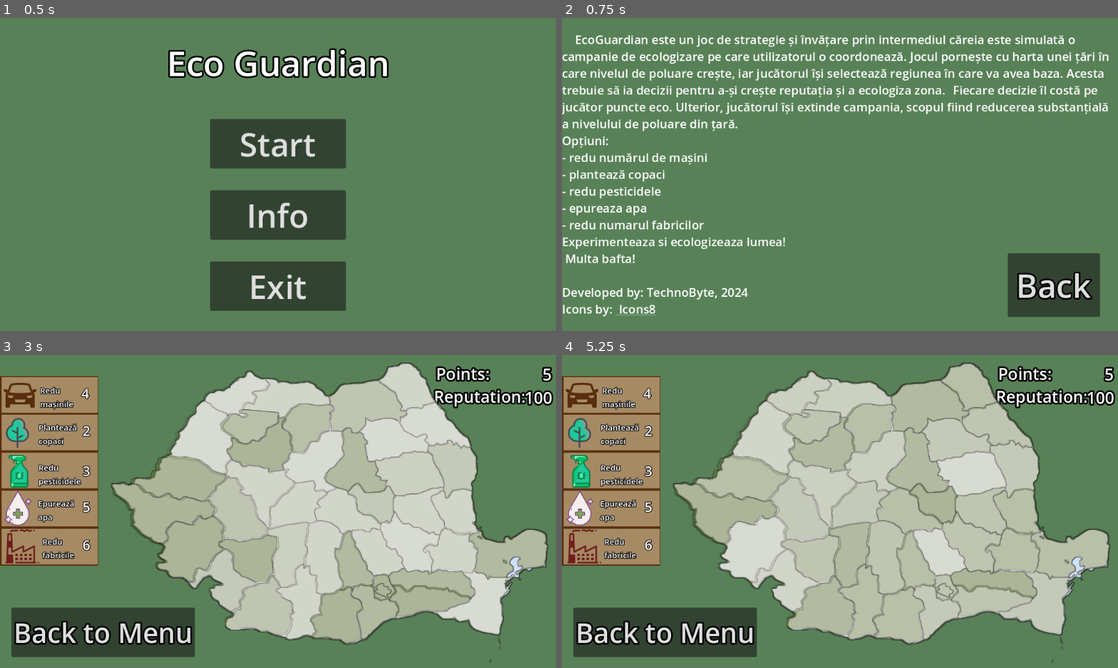
Above: before the commit, frames 1-4 (two rows, left to right).
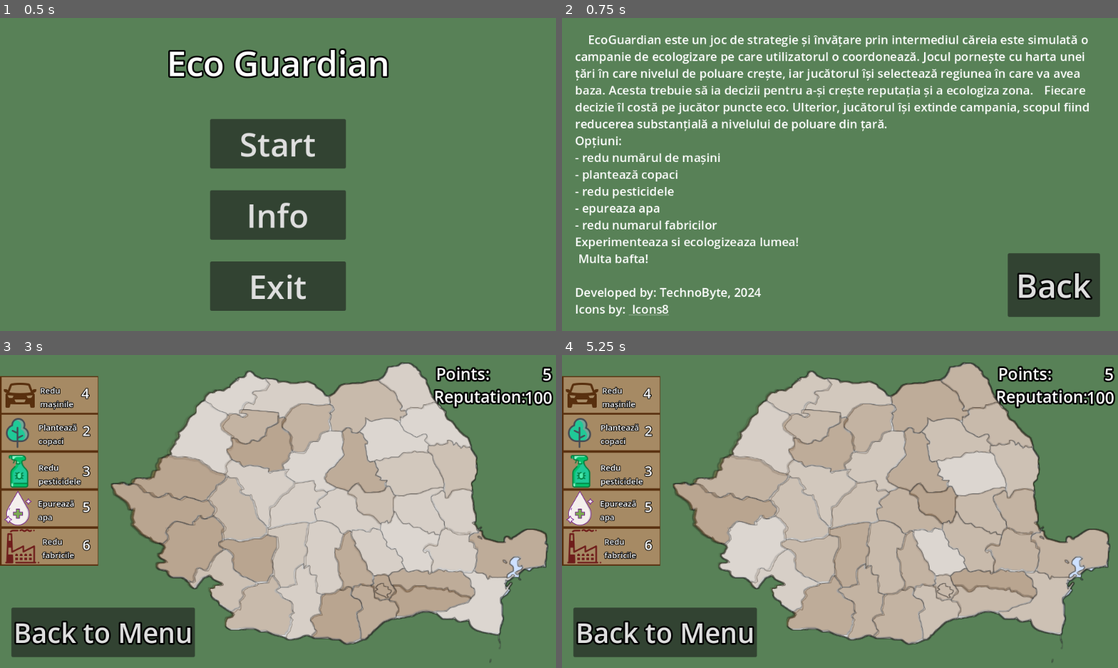
Above: after the commit, the same moments.

Repository: Yuichiro021/TechnoByte
Game: Godot game, scene res://main_menu/main_menu.tscn
Same seed, same stepped clock (60 frames per second), same inputs: the game is played once before the commit and once after it.
Inputs:
- Up to frame 1 (0.5 s): no input
- Up to frame 2 (0.75 s): click "Info" at 0.5 s
- Up to frame 3 (3 s): click "Back" at 1.25 s; click "Start" at 2 s; click "Start" at 2.75 s
- Up to frame 4 (5.25 s): click "Back to Menu" at 3.5 s; click "Start" at 4.25 s; click "Start" at 5 s

Frame 1 is identical in both runs. In frame 2, 12% of the frame differs, in the area x 0-99%, y 5-96%; in frame 3, less than 0.1%; in frame 4, less than 0.1%.

Commit message:
change ccolor + event

Diff:
--- a/Scenes/info.tscn
+++ b/Scenes/info.tscn
@@ -28,6 +28,8 @@
 anchors_preset = 15
 anchor_right = 1.0
 anchor_bottom = 1.0
+offset_left = 24.0
+offset_right = -29.0
 grow_horizontal = 2
 grow_vertical = 2
 
--- a/Scripts/Judete.gd
+++ b/Scripts/Judete.gd
@@ -23,7 +23,7 @@
 	change_reputation(0)
 	for child in get_children():
 		child.set_meta("Pollution",rng.randi_range(3,10))
-		child.self_modulate = Color(118.0/255.0, 137.0/255.0, 72.0/255.0, float(child.get_meta("Pollution"))/20.0)
+		child.self_modulate = Color(147.0/255.0, 102.0/255.0, 57.0/255.0, float(child.get_meta("Pollution"))/20.0)
 		child.set_meta("sediu",false)
 	#for child in get_children():
 	#	print(child.name," ",child.get_meta("Pollution"))
@@ -57,11 +57,12 @@
 	self.add_child(box)
 	var label := Label.new()
 	label.text = "Ai castigat!"
-	label.add_theme_font_size_override("font_size",15)
+	label.add_theme_font_size_override("font_size",24)
 	box.add_child(label)
 	var button := Button.new()
 	button.text="OK"
 	button.position = Vector2(box.size.x-50,box.size.y-50)
+	button.size = Vector2(50,50)
 	button.button_down.connect(win_event)
 	box.add_child(button)
 	eventCaller = box
@@ -79,10 +80,11 @@
 	self.add_child(box)
 	var label := Label.new()
 	label.text = "Ai pierdut!"
-	label.add_theme_font_size_override("font_size",15)
+	label.add_theme_font_size_override("font_size",24)
 	box.add_child(label)
 	var button := Button.new()
 	button.text="OK"
+	button.size = Vector2(50,50)
 	button.position = Vector2(box.size.x-50,box.size.y-50)
 	button.button_down.connect(lose_event)
 	box.add_child(button)
@@ -118,7 +120,7 @@
 	var sprite = get_child(rng.randi_range(0, get_children().size()-1))
 	sprite.set_meta("Pollution",sprite.get_meta("Pollution") +1)
 	print(sprite.name, " ", sprite.get_meta("Pollution"))
-	sprite.self_modulate = Color(118.0/255.0, 137.0/255.0, 72.0/255.0, float(sprite.get_meta("Pollution"))/20.0)
+	sprite.self_modulate = Color(147.0/255.0, 102.0/255.0, 57.0/255.0, float(sprite.get_meta("Pollution"))/20.0)
 	change_reputation(0)
 	var rand = randi_range(1,5)
 
@@ -127,7 +129,7 @@
 	if sprite.get_meta("Pollution") >0:
 		sprite.set_meta("Pollution",sprite.get_meta("Pollution")-1)
 		change_points(1)
-		sprite.self_modulate = Color(118.0/255.0, 137.0/255.0, 72.0/255.0, float(sprite.get_meta("Pollution"))/20.0)
+		sprite.self_modulate = Color(147.0/255.0, 102.0/255.0, 57.0/255.0, float(sprite.get_meta("Pollution"))/20.0)
 
 # Called every frame. 'delta' is the elapsed time since the previous frame.
 func _process(delta):
@@ -261,15 +263,15 @@
 
 var eventCaller = null
 
-var event_list = [[event1, "S-a deschis o termocentrala nouă"],
-					[event2, "S-au deversat deșeuri în apă"],
+var event_list = [[event1, "S-a deschis o \ntermocentrala nouă"],
+					[event2, "S-au deversat \ndeșeuri în apă"],
 					[event3, "Blocaj în trafic"],
-					[event4, "Utilizare crescută de pesticide"],
+					[event4, "Utilizare crescută \nde pesticide"],
 					[event5, "Distrugere spații verzi"],
-					[event6, "S-a organizat o campanie locală de reciclare"],
-					[event7, "Inovare tehnologică. Mașini mai eficiente"],
+					[event6, "S-a organizat o campanie \nlocală de reciclare"],
+					[event7, "Inovare tehnologică. \nMașini mai eficiente"],
 					[event8, "Investiții în energie verde"],
-					[event9, "Agricultură bio. Fermierii au decis să producă bio"]]
+					[event9, "Agricultură bio. \nFermierii au decis să producă bio"]]
 
 func generate_event():
 	var event = event_list[rng.randi_range(0,event_list.size()-1)]
@@ -291,10 +293,11 @@
 	self.add_child(box)
 	var label := Label.new()
 	label.text = judet.name+": "+text
-	label.add_theme_font_size_override("font_size",15)
+	label.add_theme_font_size_override("font_size",24)
 	box.add_child(label)
 	var button := Button.new()
 	button.text="OK"
+	button.size = Vector2(50,50)
 	button.position = Vector2(box.size.x-50,box.size.y-50)
 	button.button_down.connect(event)
 	box.add_child(button)
@@ -302,7 +305,7 @@
 
 func change_pollution(judet : Sprite2D,val):
 	judet.set_meta("Pollution",judet.get_meta("Pollution")+val)
-	judet.self_modulate = Color(118.0/255.0, 137.0/255.0, 72.0/255.0, float(judet.get_meta("Pollution"))/20.0)
+	judet.self_modulate = Color(147.0/255.0, 102.0/255.0, 57.0/255.0, float(judet.get_meta("Pollution"))/20.0)
 
 func event1():
 	if eventCaller != null:
